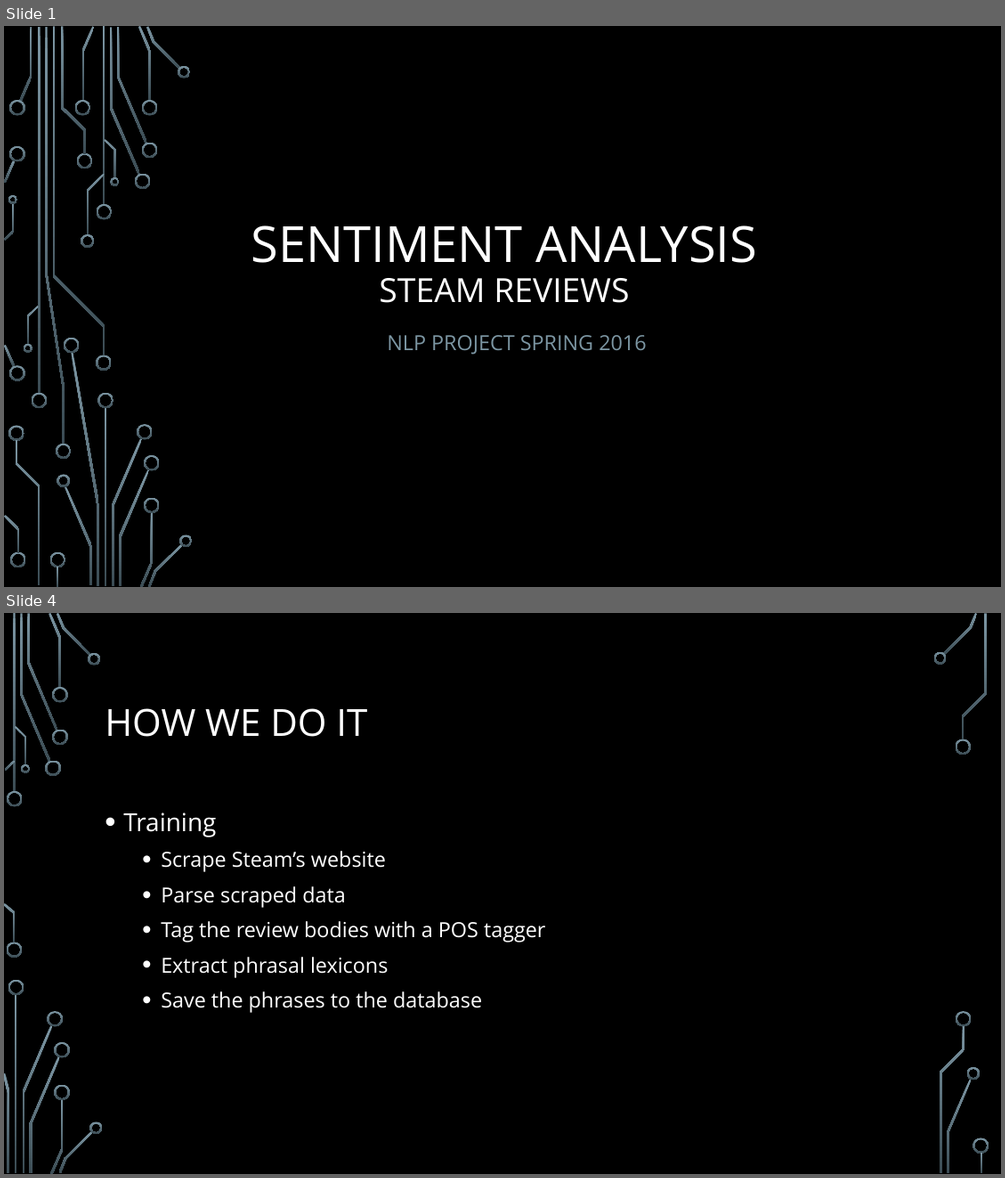
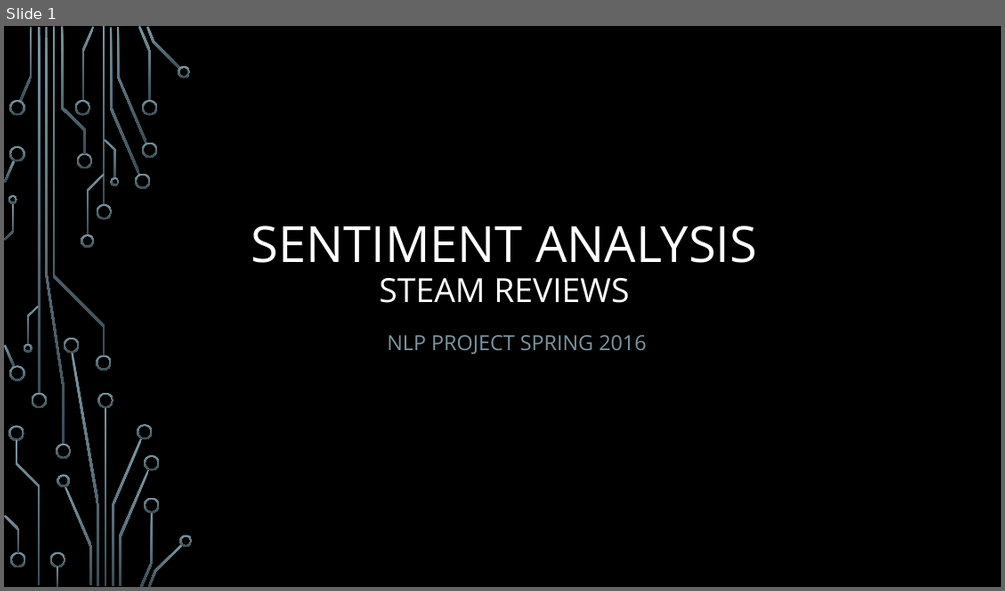
Before and after one commit to cypherix93/nlp-steam-reviews-analysis, a slide deck: docs/Presentation.pptx. Shown one above the other, each under a label of ours: slides 1 and 4 before the commit, slide 1 after it; the slides between them are not shown. The pictures are 1005x1178 and 1005x591 pixels, drawn with LibreOffice and Linux fonts; fonts in the diff are those of the drawing; background and template pictures are left out. Boxes give left, top, right and bottom in pixels: in the first picture for what was removed or moved away, otherwise in the second. Text is boxed around its words. In the diff, an @@ line names an element or a change of style, - is before the commit and + after.

```diff
--- a/docs/Presentation.pptx
+++ b/docs/Presentation.pptx
@@ slide 4 removed at bbox=[4, 613, 1001, 1174], background picture (left out) @@
@@ title removed at bbox=[105, 708, 367, 737] @@
-HOW WE DO IT
@@ text removed at bbox=[123, 812, 545, 1013] @@
-• Training
-  • Scrape Steam’s website
-  • Parse scraped data
-  • Tag the review bodies with a POS tagger
-  • Extract phrasal lexicons
-  • Save the phrases to the database
@@ group removed at bbox=[4, 613, 989, 1174]: 33 freeform shapes, 3 rectangles @@
```
Also in this commit, not shown: 3 slides changed, 5 slides added, 3 other slides removed, 1 other file.
